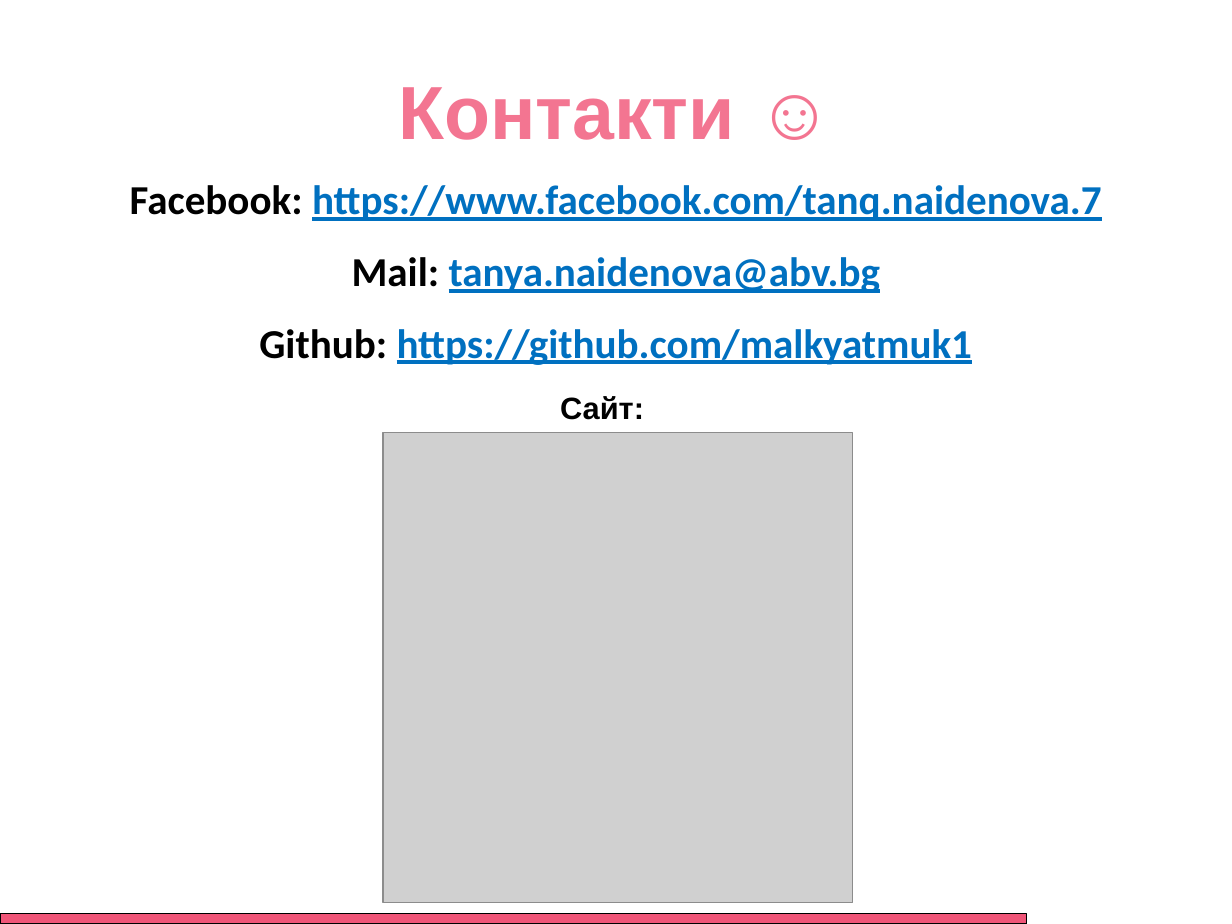
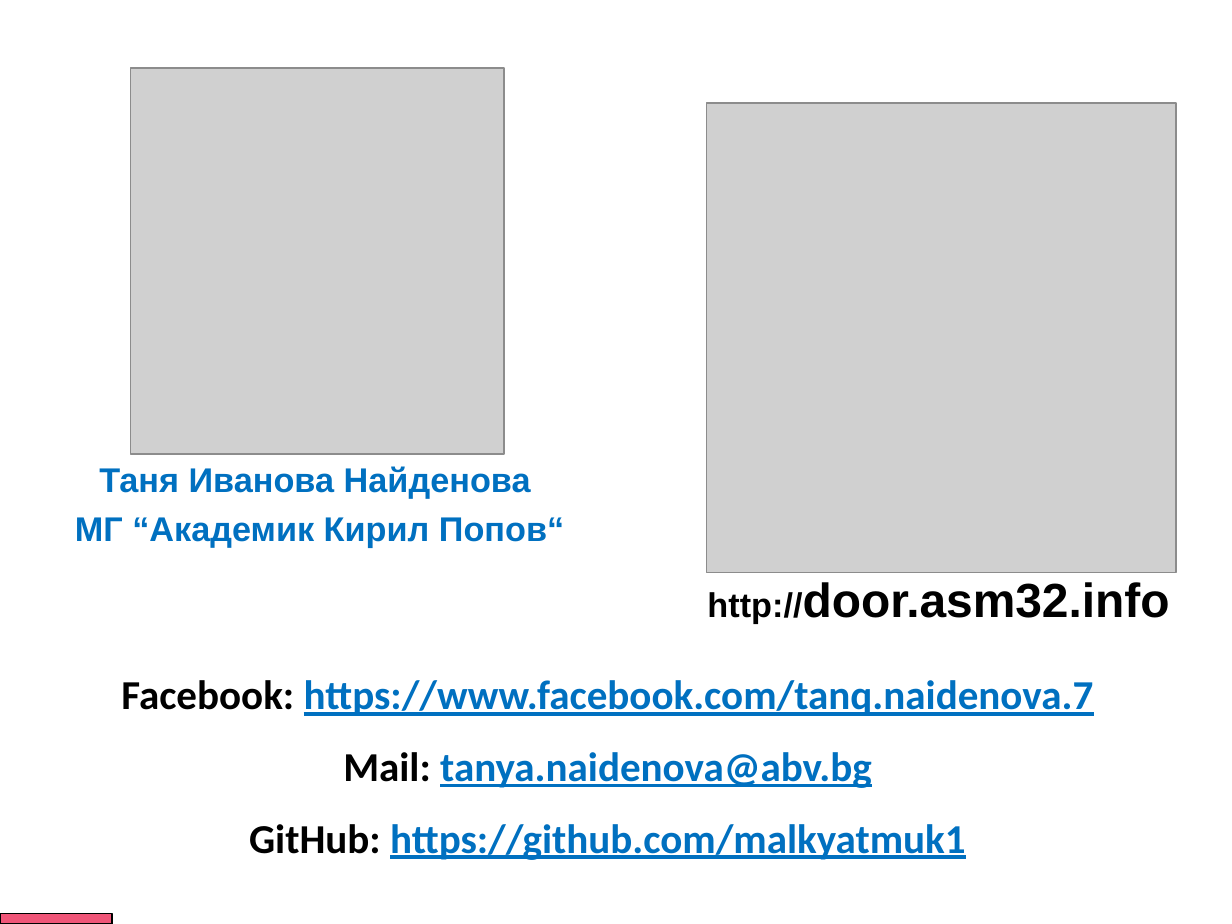
Before and after one commit to malkyatmuk1/IsDoorLocked, a slide deck: slide 1 of Branding and UI/Presentation.pptm (slide 10 before the commit). Drawn at 1232x924 pixels with LibreOffice and Linux fonts; fonts in the diff are those of the drawing; grey boxes stand for pictures. Boxes give left, top, right and bottom in pixels: in the first picture for what was removed or moved away, otherwise in the second. Text is boxed around its words. In the diff, an @@ line names an element or a change of style, - is before the commit and + after.

```diff
--- a/Branding and UI/Presentation.pptm
+++ b/Branding and UI/Presentation.pptm
@@ picture added at box(131, 68, 504, 453) @@
@@ title removed at box(398, 87, 735, 140) @@
-Контакти ☺
@@ picture: place and size @@
-picture at box(383, 432, 853, 902)
+picture at box(706, 103, 1175, 573)
@@ text removed at box(560, 396, 644, 420) @@
-Сайт:
@@ text added at box(99, 466, 531, 499), 20 pt, text #0070C0, bold @@
+Таня Иванова Найденова
@@ text added at box(75, 517, 564, 548), 20 pt, text #0070C0, bold @@
+МГ “Академик Кирил Попов“
@@ text added at box(707, 582, 1170, 624), 28 pt, text #000000, bold @@
+http://door.asm32.info
@@ text "Facebook: https://www.facebook.com/tanq.naidenova.7": place and size @@
-text "Facebook: https://www.facebook.com/tanq.naidenova.7" at box(130, 185, 1102, 365)
+text "Facebook: https://www.facebook.com/tanq.naidenova.7" at box(121, 680, 1094, 860)
@@ text at box(249, 824, 965, 860): text changed @@
-Github: https://github.com/malkyatmuk1
+GitHub: https://github.com/malkyatmuk1
@@ rectangle removed at box(0, 914, 1026, 924) @@
@@ rectangle added at box(0, 914, 112, 924), fill #F05578, outline #000000 0.75 pt @@
```
Also in this commit, not shown: 7 other slides changed, 2 slides added, 3 slides removed.
